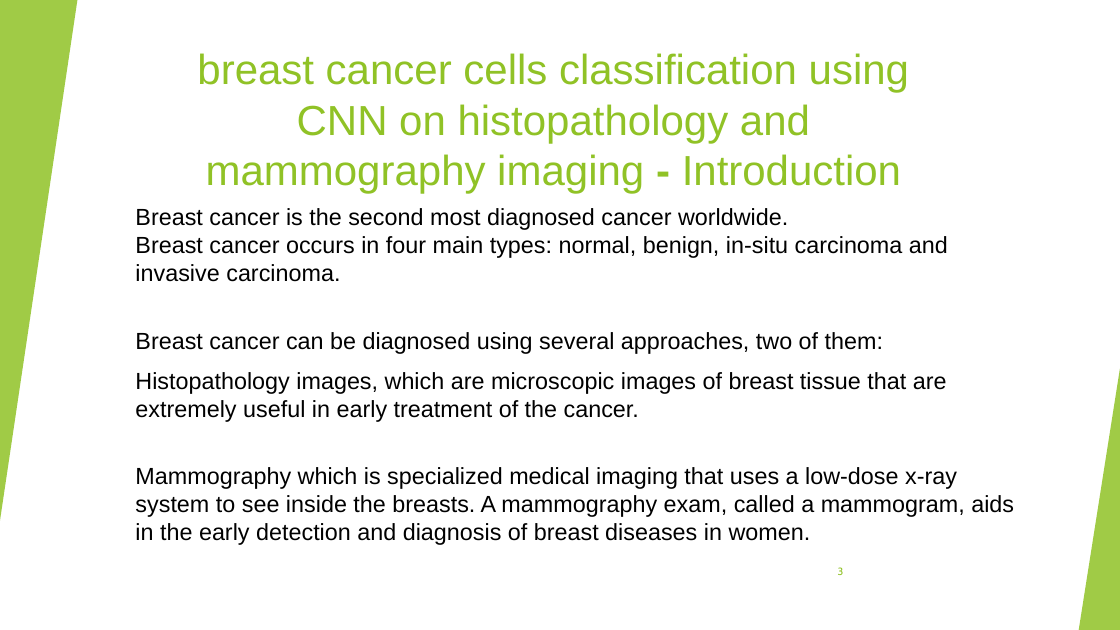
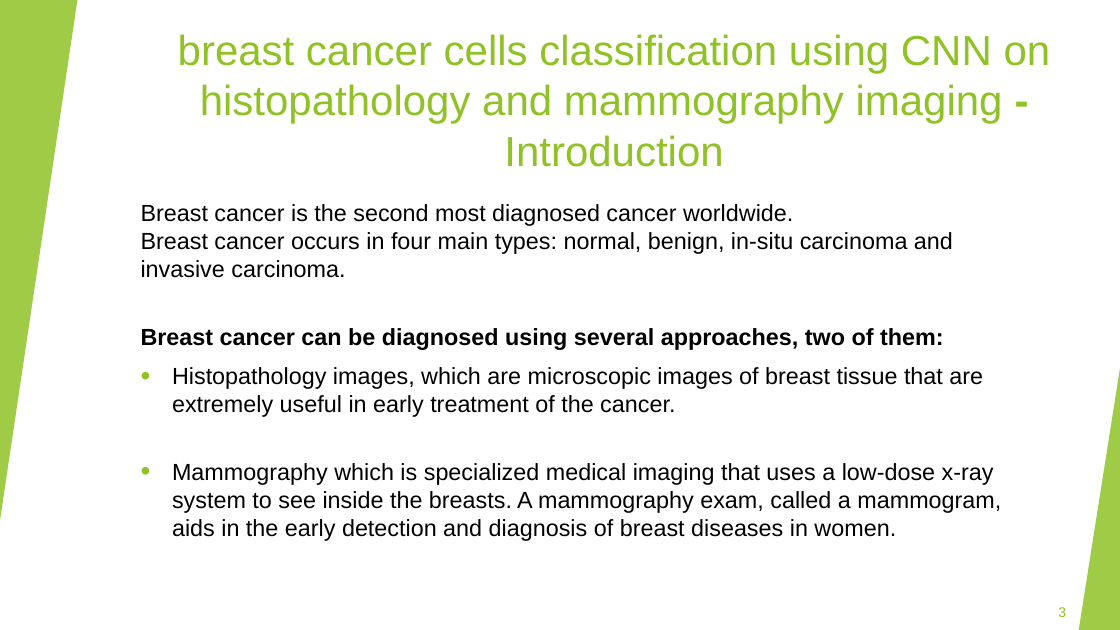
Before and after one commit to Shenhav26/Final_project, a slide deck: slide 3 of capstone project phase A.pptx. Drawn at 1120x630 pixels with LibreOffice and Linux fonts; fonts in the diff are those of the drawing. Boxes give left, top, right and bottom in pixels: in the first picture for what was removed or moved away, otherwise in the second. Text is boxed around its words. In the diff, an @@ line names an element or a change of style, - is before the commit and + after.

```diff
--- a/capstone project phase A.pptx
+++ b/capstone project phase A.pptx
@@ title "breast cancer cells classification using ..." rewrapped from (197,53,909,194) to (178,34,1051,167) @@
@@ text at (141,328,1001,541): bold on in "Breast cancer can be diagnosed using several ..."; bullet none to • @@
@@ page number: place and size @@
-page number at (838,567,844,575)
+page number at (1058,607,1066,617)
@@ page number at (1058,607,1066,617): size 9 to 12 pt, font Cabin to Arial @@
```
Also in this commit, not shown: 17 other slides changed, 1 slide removed.
